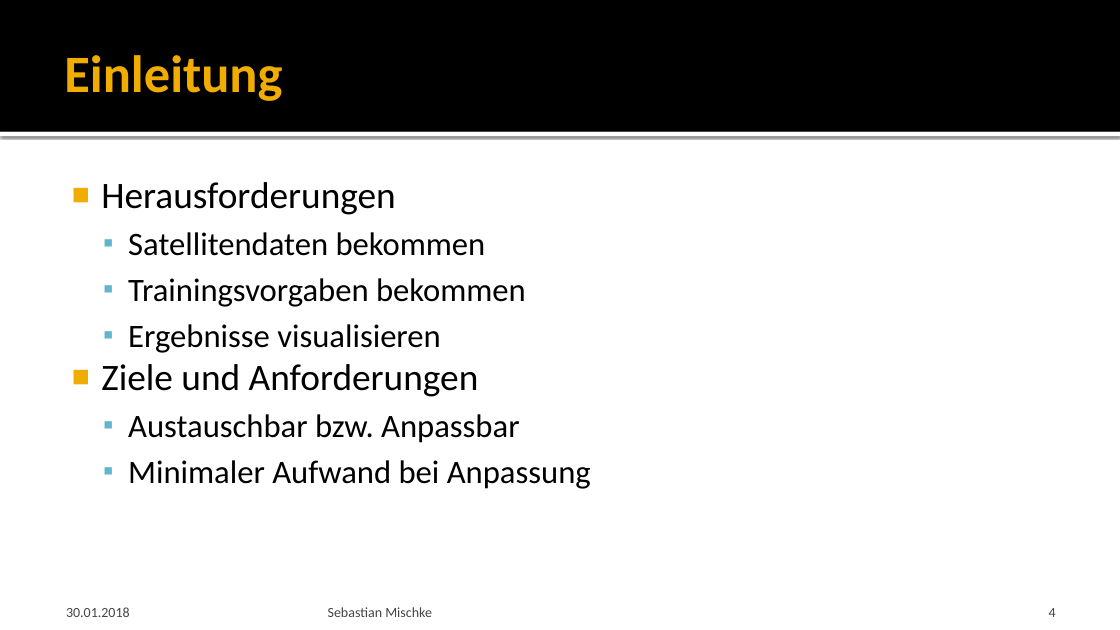
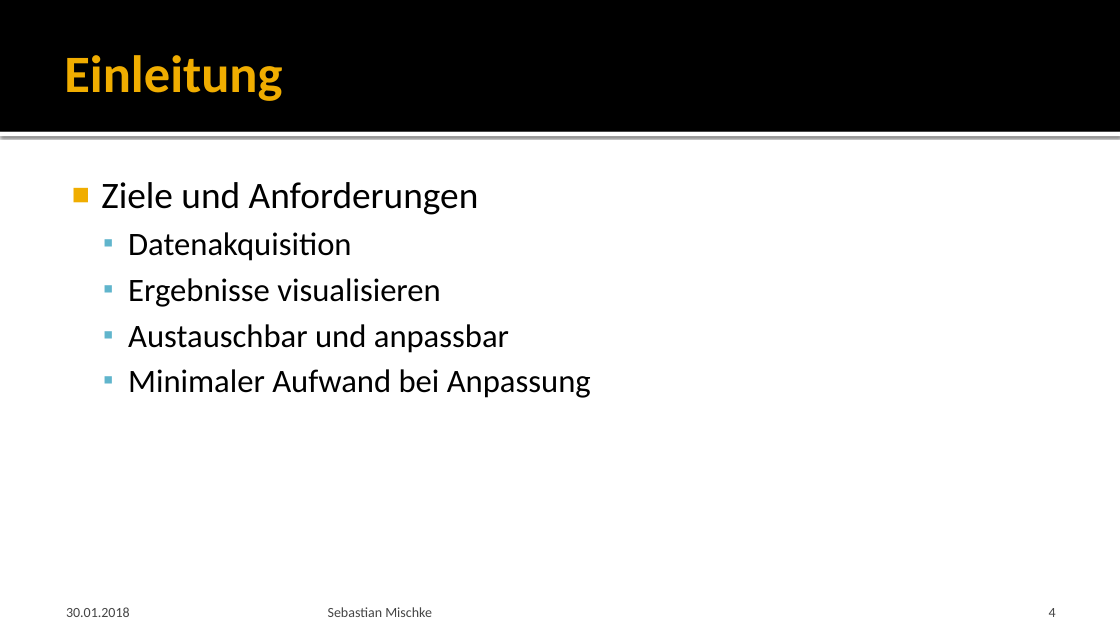
Before and after one commit to Saritus/bachelor-thesis, a slide deck: slide 4 of docs/verteidigung/Verteidigung.pptx. Drawn at 1120x630 pixels with LibreOffice and Linux fonts; fonts in the diff are those of the drawing; background and template pictures are left out. Boxes give left, top, right and bottom in pixels: in the first picture for what was removed or moved away, otherwise in the second. Text is boxed around its words. In the diff, an @@ line names an element or a change of style, - is before the commit and + after.

```diff
--- a/docs/verteidigung/Verteidigung.pptx
+++ b/docs/verteidigung/Verteidigung.pptx
@@ text at bbox=[101, 182, 479, 261]: text changed; size 28 to 32 pt @@
-■ Herausforderungen
-  ▪ Satellitendaten bekommen
-  ▪ Trainingsvorgaben bekommen
+■ Ziele und Anforderungen
+  ▪ Datenakquisition
@@ text at bbox=[128, 324, 509, 353]: text changed @@
-■ Ziele und Anforderungen
-  ▪ Austauschbar bzw. Anpassbar
+  ▪ Austauschbar und anpassbar
```
Also in this commit, not shown: 6 other slides changed.
